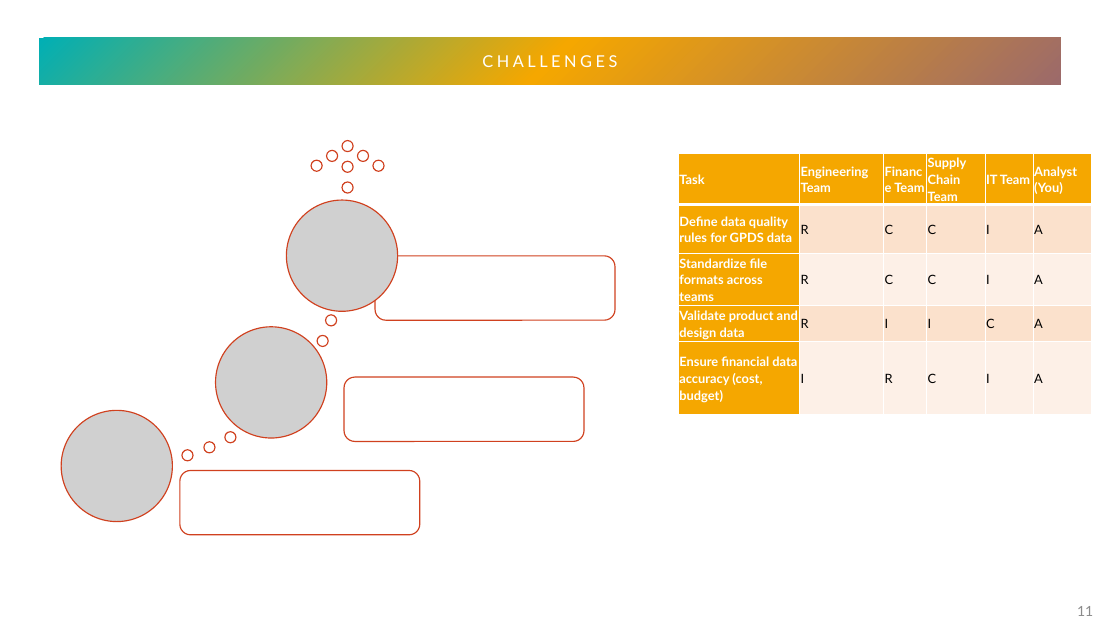
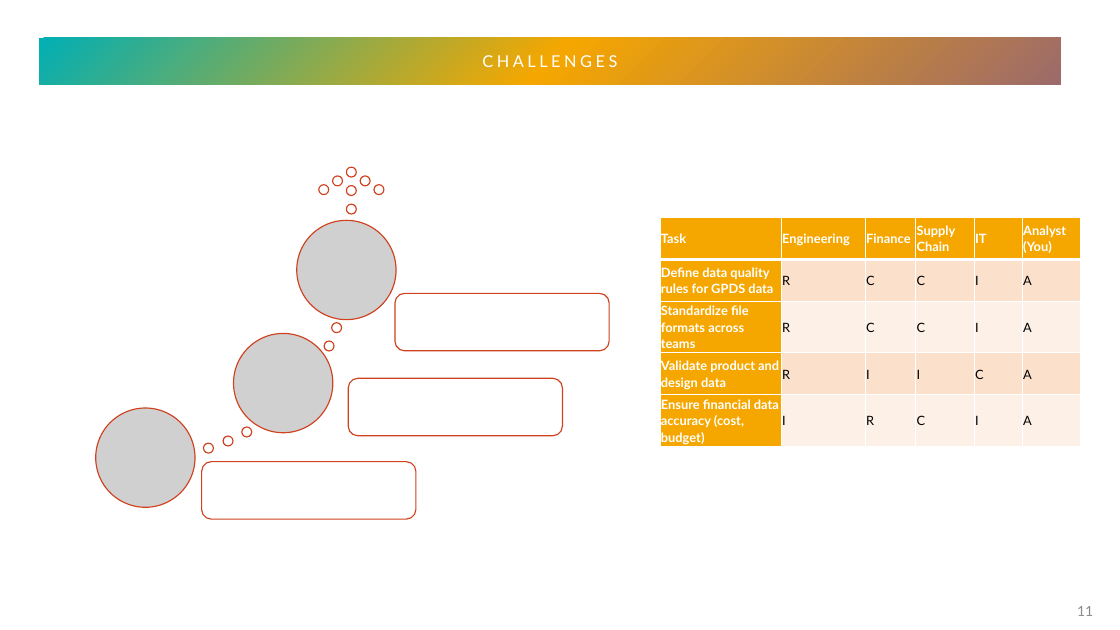
Before and after one commit to scidata-22/case-equity, a slide deck: slide 11 of myWork.pptx. Drawn at 1120x630 pixels with LibreOffice and Linux fonts; fonts in the diff are those of the drawing; grey boxes stand for pictures. Boxes give left, top, right and bottom in pixels: in the first picture for what was removed or moved away, otherwise in the second. Text is boxed around its words. In the diff, an @@ line names an element or a change of style, - is before the commit and + after.

```diff
--- a/myWork.pptx
+++ b/myWork.pptx
@@ ellipse: place and size @@
-ellipse at <box>311,160,322,171</box>
+ellipse at <box>333,176,343,186</box>
@@ ellipse: place and size @@
-ellipse at <box>373,160,384,171</box>
+ellipse at <box>360,176,371,186</box>
@@ ellipse: place and size @@
-ellipse at <box>327,150,338,161</box>
+ellipse at <box>319,185,329,195</box>
@@ ellipse: place and size @@
-ellipse at <box>342,140,353,151</box>
+ellipse at <box>346,204,356,214</box>
@@ ellipse: place and size @@
-ellipse at <box>358,150,369,161</box>
+ellipse at <box>374,185,384,195</box>
@@ picture: place and size @@
-picture at <box>287,200,397,311</box>
+picture at <box>297,220,396,319</box>
@@ table at <box>660,217,1081,452</box> @@
-row 1: Task | Engineering Team | Finance Team | Supply Chain Team | IT Team | Analyst (You)
+row 1: Task | Engineering | Finance | Supply Chain | IT | Analyst (You)
@@ table: place and size @@
-table at <box>679,153,1092,414</box>
+table at <box>660,217,1081,452</box>
@@ rounded rectangle: place and size @@
-rounded rectangle at <box>376,256,616,321</box>
+rounded rectangle at <box>395,293,609,350</box>
@@ ellipse: place and size @@
-ellipse at <box>326,315,337,326</box>
+ellipse at <box>332,323,342,333</box>
@@ picture: place and size @@
-picture at <box>216,327,327,438</box>
+picture at <box>234,334,333,433</box>
@@ 3 ellipses: place and size @@
-3 ellipses at <box>318,161,353,346</box>
+3 ellipses at <box>324,167,356,351</box>
@@ rounded rectangle: place and size @@
-rounded rectangle at <box>344,377,585,442</box>
+rounded rectangle at <box>349,378,563,435</box>
@@ picture: place and size @@
-picture at <box>61,411,172,522</box>
+picture at <box>96,408,195,507</box>
@@ ellipse: place and size @@
-ellipse at <box>225,432,236,443</box>
+ellipse at <box>223,436,234,446</box>
@@ ellipse: place and size @@
-ellipse at <box>182,450,193,460</box>
+ellipse at <box>242,427,252,437</box>
@@ rounded rectangle: place and size @@
-rounded rectangle at <box>180,471,420,535</box>
+rounded rectangle at <box>202,462,416,519</box>
```
Also in this commit, not shown: 5 other slides changed.
